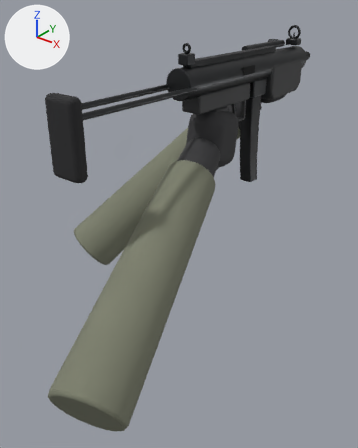
The glTF model public/assets/models/falke.glb, before and after one commit.
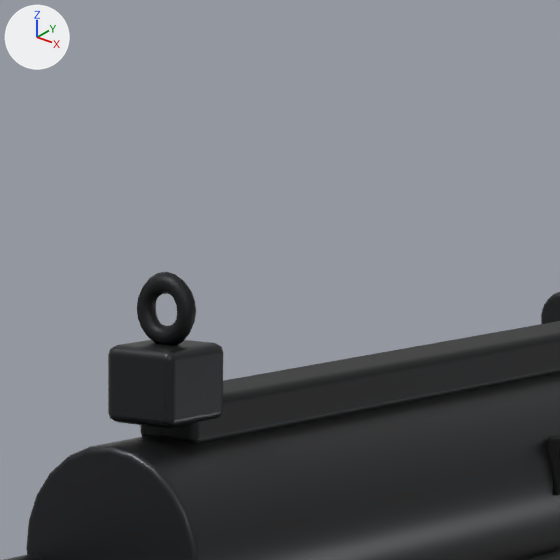
The first picture shows the older version from a 50 mm lens placed at (0.471, -0.677, 0.181), pointed at (-0.01, -0.075, -0.192). The close-ups show the older and then the newer version on the part from 45% to 68% of the width and 1% to 19% of the height of that picture. Only the edits that show in the close-ups are written down. Arrows for +X, +Y and +Z are at upper left; the lights stay in place. Where no turn or scale is listed for an object, it has been applied to the vertices. Vertices at exactly the same position are counted once.

The first close-up shows 'RearAperture', 'RearSightBase', 'ReceiverTube', 'TopRail' and 4 more.
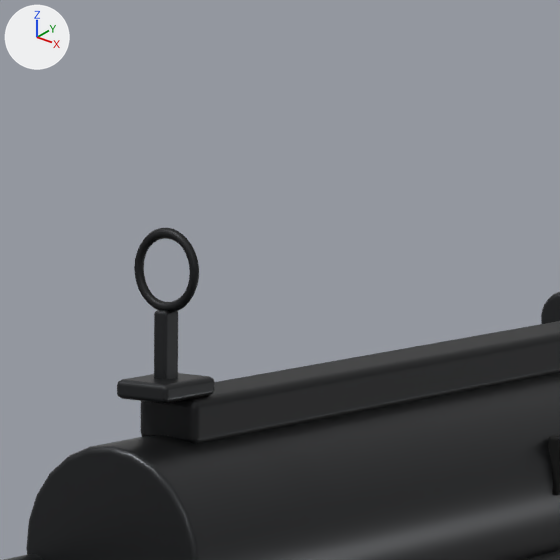
What differs and where, as boxes [x1, y1, x2, y2] in the close-ups (560 x 560 px):
'RearSightBase', deleted
    before: [108, 340, 223, 428]
'RearAperture', reshaped, moved (10% wider, 15% taller)
    before: [137, 272, 196, 345]
    after: [134, 228, 199, 312]
'RearSightFoot', added
    after: [117, 373, 214, 403]
'RearSightPost', added
    after: [154, 310, 178, 380]

Patch to the scene script:
```diff
--- a/public/assets/models/falke.glb.py
+++ b/public/assets/models/falke.glb.py
@@ me_rearaperture @@
 # used by ob_rearaperture; location = (0.0, -0.07, 0.095)
-me_rearaperture.from_pydata(...)  # 120 vertices, 240 faces; spans x -0.0077..0.0077, y -0.0019..0.0019, z -0.0077..0.0077
+me_rearaperture.from_pydata(...)  # 192 vertices, 384 faces; spans x -0.0086..0.0086, y -0.001..0.001, z -0.0086..0.0086
+# me_rearaperture part 1: 120 vertices removed from x -0.0077..0.0077, y -0.0019..0.0019, z -0.0077..0.0077; 192 vertices added at x -0.0086..0.0086, y -0.001..0.001, z -0.0086..0.0086
 me_rearaperture.materials.append(mat_gundark)
@@ me_rearsightpost @@
+me_rearsightpost.from_pydata(...)  # 56 vertices, 108 faces; spans x -0.0018..0.0018, y -0.0025..0.0025, z -0.0075..0.0075
+me_rearsightpost.materials.append(mat_gunmetal)  # dark grey #3c3d3f
@@ me_rearsightfoot @@
+me_rearsightfoot.from_pydata(...)  # 56 vertices, 108 faces; spans x -0.007..0.007, y -0.009..0.009, z -0.002..0.002
+me_rearsightfoot.materials.append(mat_gunmetal)  # dark grey #3c3d3f
@@ ob_rearaperture @@
 ob_rearaperture = bpy.data.objects.new('RearAperture', me_rearaperture)
-ob_rearaperture.location = (0.0, -0.07, 0.095)
+ob_rearaperture.location = (0.0, -0.07, 0.103)
@@ ob_rearsightbase @@
-ob_rearsightbase = bpy.data.objects.new('RearSightBase', me_rearsightbase)
-ob_rearsightbase.location = (0.0, -0.07, 0.08)
@@ ob_rearsightpost @@
+ob_rearsightpost = bpy.data.objects.new('RearSightPost', me_rearsightpost)
+ob_rearsightpost.location = (0.0, -0.07, 0.0875)
@@ ob_rearsightfoot @@
+ob_rearsightfoot = bpy.data.objects.new('RearSightFoot', me_rearsightfoot)
+ob_rearsightfoot.location = (0.0, -0.07, 0.079)
```
